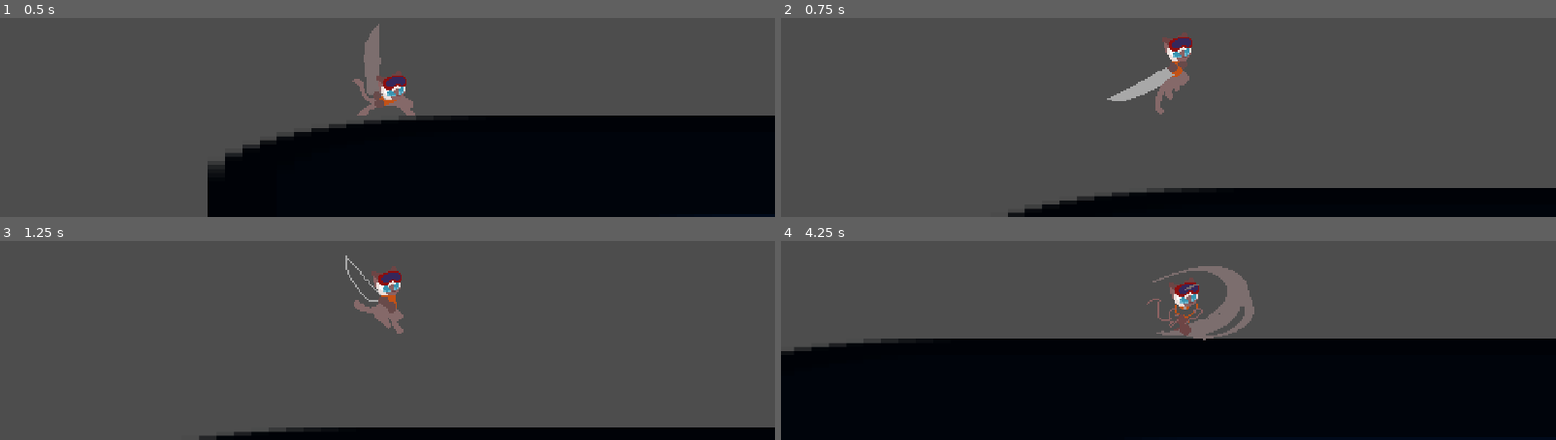
Above: before the commit, frames 1-4 (two rows, left to right).
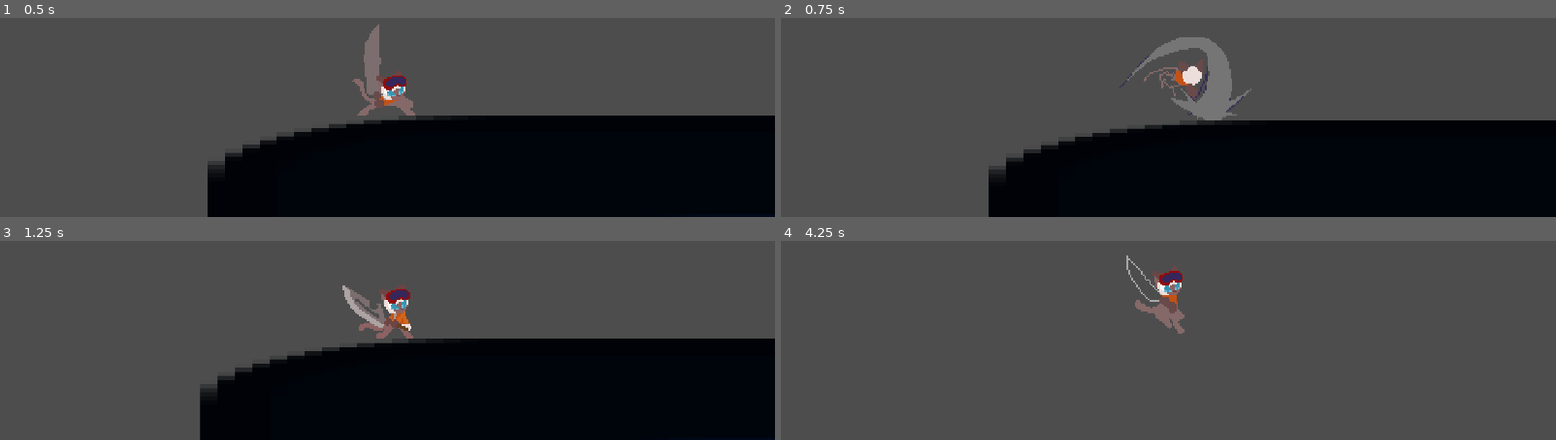
Above: after the commit, the same moments.

Repository: PusanaS/TropicalHunts
Game: Godot game, scene res://scene/test.tscn
Same seed, same stepped clock (60 frames per second), same inputs: the game is played once before the commit and once after it. The engine's default icon, where the game draws it, is replaced by a stand-in: a white triangle on a blue panel in a dark square.
Inputs:
- Up to frame 1 (0.5 s): no input
- Up to frame 2 (0.75 s): tap Enter (ui_accept) at 0.5 s; hold Right (ui_right) from 0.53 s (still down); tap W (attack_heavy) at 0.6 s
- Up to frame 3 (1.25 s): keep holding Right (ui_right); tap Enter (ui_accept) at 0.77 s; tap Q (attack_light) at 0.8 s
- Up to frame 4 (4.25 s): tap Q (attack_light) at 1.35, 2.3, 2.85, 3.8 s; tap Enter (ui_accept) at 1.52, 3.02, 3.77 s; tap W (attack_heavy) at 1.55, 2.1, 3.05, 3.6 s; release Right (ui_right) at 2.03 s; hold Left (ui_left) 2.03-2.78 s; hold Right (ui_right) from 2.78 s (still down)

Frame 1 is identical in both runs. In frame 2, 27% of the frame differs, in the area x 26-100%, y 7-100%; in frame 3, 33%; in frame 4, 53%, in the area x 0-100%, y 7-100%.

Commit message:
Player: fix double-tap run and landing speed; add sprint flash, counter slash and air attacks
- Double-tap during the brake now starts the run
- Landing while holding a direction keeps your speed
- Sprint flash: at full sprint an enemy ahead triggers a cut-through teleport, you keep sprinting
- Counter: Q while an enemy lunges = one big horizontal slash that cuts everything in line in half
- Q and W work in the air (air W slams straight down)
- Player joins the "player" group

Diff:
--- a/code/player.gd
+++ b/code/player.gd
@@ -89,6 +89,28 @@
 const SHAKE_BIG_STRENGTH := 16.0
 const SHAKE_BIG_TIME := 0.40
 
+# Thunderclap flash: at full sprint, an enemy ahead sets it off automatically. Instantly cut
+# through every enemy in the lane, reappear past the last one and keep sprinting.
+# Enemies: group "enemies" + take_hit().
+const FLASH_TRIGGER_RANGE := 120.0   # enemy this close ahead starts it
+const FLASH_LANE_HEIGHT := 48.0      # enemies this far above/below the feet still count
+const FLASH_MIN_DIST := 160.0
+const FLASH_MAX_DIST := 240.0
+const FLASH_OVERSHOOT := 32.0        # land this far past the last enemy
+const FLASH_DAMAGE := 3
+const FLASH_PUSH := Vector2(80, -160)
+
+# Counter: press Q while an enemy is lunging at you -> one massive horizontal slash, on the spot
+# (no moving). It cuts the lunging enemy in half, and every other enemy lined up behind it too.
+# Enemies opt in with is_counterable() (true mid-lunge) and cut_in_half(dir).
+const COUNTER_RANGE := 96.0
+const COUNTER_SLASH_LENGTH := 320.0  # reaches past the edge of the screen, unless a wall stops it
+const COUNTER_SLASH_LANE := 64.0     # enemies this far above/below your feet get chopped too
+const COUNTER_BLOCKED := [          # committed moves that can't be interrupted by a counter
+	State.ATTACK_HEAVY_WINDUP, State.ATTACK_HEAVY_SMASH,
+	State.DASH_ATTACK_HEAVY_WINDUP, State.DASH_ATTACK_HEAVY_SLAM, State.DASH_ATTACK_HEAVY_IMPACT,
+]
+
 @onready var state_label = $Label
 @onready var camera = $Camera2D
 
@@ -102,6 +124,7 @@
 var jump_cut_done := false
 var air_jumps_left := MAX_AIR_JUMPS
 var combo_queued := false
+var light_in_air := false        # the current light attack started in the air (landing cancels it)
 var resume_level := 0
 var last_tap_time := {-1: -10.0, 1: -10.0}
 var _double_tap_dir := 0
@@ -110,10 +133,14 @@
 var shake_duration := 0.0
 var shake_time_left := 0.0
 
+var _sparks: CPUParticles2D
+
 
 func _ready():
+	add_to_group("player")
 	_ensure_action("attack_light", KEY_Q)
 	_ensure_action("attack_heavy", KEY_W)
+	_sparks = _make_sparks()
 	_set_state(State.IDLE)
 
 
@@ -199,6 +226,12 @@
 
 	var dir := Input.get_axis("ui_left", "ui_right")
 	_track_double_tap()
+
+	# the counter beats everything else Q would do this frame
+	if Input.is_action_just_pressed("attack_light") and _try_counter():
+		move_and_slide()
+		sprite.flip_h = facing < 0
+		return
 
 	match state:
 		State.IDLE, State.WALK, State.RUN, State.SPRINT:
@@ -278,6 +311,7 @@
 		else:
 			velocity.x = facing * LIGHT_LUNGE
 			combo_queued = false
+			light_in_air = false
 			_set_state(State.ATTACK_LIGHT_1)
 		return true
 	return false
@@ -288,7 +322,7 @@
 	if not is_on_floor():
 		_set_state(State.JUMP_FALL)
 		return
-	if _try_jump() or _try_attack():
+	if _try_jump() or _try_attack() or _try_flash(dir):
 		return
 
 	if dir != 0:
@@ -347,6 +381,11 @@
 	if dir != 0:
 		var d := int(sign(dir))
 		if d == facing:
+			if _double_tap_dir == d:
+				speed_level = 2
+				hold_time = TIME_TO_LEVEL_3 - 0.5
+				_set_state(State.RUN)
+				return
 			hold_time = 0.0
 			speed_level = max(speed_level, 1)
 			_set_state(State.WALK)
@@ -379,6 +418,9 @@
 			_set_state(State.DOUBLE_JUMP)
 			return
 
+	if _try_air_attack():
+		return
+
 	# กระโดดสั้น/ยาวตามระยะเวลากดปุ่ม (ใช้กับดับเบิ้ลจัมพ์ด้วย)
 	if not jump_cut_done and velocity.y < 0.0 and not Input.is_action_pressed("ui_accept"):
 		velocity.y *= JUMP_CUT
@@ -400,21 +442,30 @@
 
 
 func _state_land(delta, dir):
-	velocity.x = move_toward(velocity.x, 0.0, 900.0 * delta)
+	if dir == 0:
+		velocity.x = move_toward(velocity.x, 0.0, 900.0 * delta)
 	if _try_jump():
 		return
 	if state_time >= LAND_TIME:
 		if dir != 0:
-			hold_time = 0.0
-			speed_level = 1
-			_set_state(State.WALK)
+			if speed_level == 0:
+				speed_level = 1
+				hold_time = 0.0
+			_set_state([State.IDLE, State.WALK, State.RUN, State.SPRINT][speed_level])
 		else:
 			speed_level = 0
 			_set_state(State.IDLE)
 
 
 func _state_attack_light(delta):
-	velocity.x = move_toward(velocity.x, 0.0, 600.0 * delta)
+	# landing in the middle of an air light attack cancels it: show the landing instead
+	if light_in_air and is_on_floor():
+		light_in_air = false
+		combo_queued = false
+		_set_state(State.LAND)
+		return
+	if is_on_floor():
+		velocity.x = move_toward(velocity.x, 0.0, 600.0 * delta)   # in the air you keep drifting
 	if Input.is_action_just_pressed("attack_light"):
 		combo_queued = true
 
@@ -422,15 +473,33 @@
 	if state_time >= duration:
 		if combo_queued:
 			combo_queued = false
-			velocity.x = facing * LIGHT_LUNGE
+			if is_on_floor():
+				velocity.x = facing * LIGHT_LUNGE
 			# สลับท่า: 1 -> 2, 2 -> 1 วนไปเรื่อยๆ
 			if state == State.ATTACK_LIGHT_1:
 				_set_state(State.ATTACK_LIGHT_2)
 			else:
 				_set_state(State.ATTACK_LIGHT_1)
+		elif not is_on_floor():
+			_set_state(State.JUMP_FALL)   # keeps speed_level, so air control stays the same
 		else:
 			speed_level = 0
 			_set_state(State.IDLE)     # ปล่อยปุ่มเมื่อไหร่ กลับ IDLE ได้จากทั้ง 1 และ 2
+
+
+# ---------- Air attacks: Q = light combo (no lunge), W = slam straight down (no hover first) ----------
+func _try_air_attack() -> bool:
+	if Input.is_action_just_pressed("attack_heavy"):
+		velocity.x = 0.0
+		speed_level = 0
+		_set_state(State.DASH_ATTACK_HEAVY_SLAM)
+		return true
+	if Input.is_action_just_pressed("attack_light"):
+		combo_queued = false
+		light_in_air = true
+		_set_state(State.ATTACK_LIGHT_1)
+		return true
+	return false
 
 
 # ---------- โจมตีหนัก ง้าง -> ทุบ (หยุดเคลื่อนไหว, กล้องสั่นเล็ก) ----------
@@ -476,3 +545,208 @@
 	if state_time >= DASH_HEAVY_IMPACT_TIME:
 		speed_level = 0
 		_set_state(State.IDLE)
+
+
+# ---------- Thunderclap flash: sprint into an enemy -> cut through, reappear, keep sprinting ----------
+func _try_flash(dir) -> bool:
+	if speed_level < 3 or int(sign(dir)) != facing or not is_on_floor():
+		return false
+	if _enemies_ahead(FLASH_TRIGGER_RANGE).is_empty():
+		return false
+	_flash_strike()
+	return true
+
+
+func _flash_strike():
+	var start := global_position
+	var targets := _enemies_ahead(FLASH_MAX_DIST)
+	var dist := FLASH_MIN_DIST
+	for e in targets:
+		dist = maxf(dist, (e.global_position.x - start.x) * facing + FLASH_OVERSHOOT)
+	dist = minf(dist, FLASH_MAX_DIST)
+	dist = _flash_clear_distance(dist)      # stop at walls
+	dist = _flash_ground_distance(dist)     # never land over a pit
+	for e in targets:
+		if (e.global_position.x - start.x) * facing <= dist and e.has_method("take_hit"):
+			e.take_hit(FLASH_DAMAGE, Vector2(facing * FLASH_PUSH.x, FLASH_PUSH.y))
+	global_position.x = start.x + facing * dist
+	velocity.x = facing * SPEEDS[speed_level]      # come out of it still sprinting
+	_flash_streak(start + Vector2(0, -20), global_position + Vector2(0, -20))
+	_sparks.restart()                               # burst where it lands
+	_shake(SHAKE_BIG_STRENGTH, SHAKE_SMALL_TIME)
+	_set_state(State.SPRINT)
+
+
+func _try_counter() -> bool:
+	if state in COUNTER_BLOCKED:
+		return false
+	var target: Node2D = null
+	var best := COUNTER_RANGE
+	for e in get_tree().get_nodes_in_group("enemies"):
+		if e is Node2D and e.has_method("is_counterable") and e.is_counterable():
+			var d := global_position.distance_to(e.global_position)
+			if d <= best:
+				best = d
+				target = e
+	if target == null:
+		return false
+	var side := int(signf(target.global_position.x - global_position.x))
+	if side != 0:
+		facing = side
+	velocity.x = 0.0         # cut on the spot, no sliding
+	speed_level = 0
+	hold_time = 0.0
+	var reach := _counter_reach(global_position.y - 20.0)   # sword height
+	# no hp check needed: cut_in_half itself ignores enemies that are already dead
+	for e in get_tree().get_nodes_in_group("enemies"):
+		if not (e is Node2D) or not e.has_method("cut_in_half"):
+			continue
+		var d: float = (e.global_position.x - global_position.x) * facing
+		var in_line: bool = d > -16.0 and d <= reach and absf(e.global_position.y - global_position.y) <= COUNTER_SLASH_LANE
+		if e == target or in_line:
+			e.cut_in_half(facing)
+	_big_slash(reach)
+	_sparks.restart()
+	_shake(SHAKE_BIG_STRENGTH, SHAKE_BIG_TIME)
+	# the sword swing that makes the slash
+	combo_queued = false
+	light_in_air = not is_on_floor()
+	_set_state(State.ATTACK_LIGHT_2)
+	return true
+
+
+# how far the counter slash goes before a wall stops it
+func _counter_reach(y: float) -> float:
+	var from := Vector2(global_position.x, y)
+	var q := PhysicsRayQueryParameters2D.create(from, from + Vector2(facing * COUNTER_SLASH_LENGTH, 0), collision_mask, _flash_exclude())
+	var hit := get_world_2d().direct_space_state.intersect_ray(q)
+	return COUNTER_SLASH_LENGTH if hit.is_empty() else absf(hit.position.x - from.x)
+
+
+# the counter slash: starts as the sword's arc (over the shoulder round to straight ahead) and
+# shoots out from the tip. Starts slow and speeds up, holds, then thins and fades.
+func _big_slash(reach: float):
+	var hilt := global_position + Vector2(0, -20)
+	var path := PackedVector2Array()
+	for i in 9:
+		var a := deg_to_rad(lerpf(-110.0, 0.0, i / 8.0))
+		path.append(hilt + Vector2(cos(a) * facing, sin(a)) * 20.0)
+	path.append(hilt + Vector2(facing * reach, 0))
+	for look in [[12.0, Color(1.0, 0.9, 0.35, 0.5)], [3.0, Color(1.0, 1.0, 0.9)]]:   # soft glow, bright core
+		var line := Line2D.new()
+		line.top_level = true
+		line.z_index = 5
+		line.width = look[0]
+		line.default_color = look[1]
+		line.joint_mode = Line2D.LINE_JOINT_ROUND
+		line.end_cap_mode = Line2D.LINE_CAP_ROUND
+		add_child(line)
+		var t := line.create_tween()
+		t.tween_method(func(k: float): line.points = _path_until(path, k), 0.0, 1.0, 0.1) \
+			.set_trans(Tween.TRANS_CUBIC).set_ease(Tween.EASE_IN)
+		t.tween_interval(0.05)
+		t.tween_property(line, "width", 0.0, 0.25)
+		t.parallel().tween_property(line, "modulate:a", 0.0, 0.25)
+		t.tween_callback(line.queue_free)
+
+
+# the first k (0..1) of a line of points, measured by length
+func _path_until(path: PackedVector2Array, k: float) -> PackedVector2Array:
+	var total := 0.0
+	for i in range(1, path.size()):
+		total += path[i - 1].distance_to(path[i])
+	var left := total * k
+	var out := PackedVector2Array([path[0]])
+	for i in range(1, path.size()):
+		var seg := path[i - 1].distance_to(path[i])
+		if left <= seg:
+			out.append(path[i - 1].lerp(path[i], left / seg if seg > 0.0 else 1.0))
+			return out
+		left -= seg
+		out.append(path[i])
+	return out
+
+
+func _enemies_ahead(reach: float) -> Array:
+	var found := []
+	for e in get_tree().get_nodes_in_group("enemies"):
+		if not (e is Node2D) or not _is_alive(e):
+			continue
+		var d: float = (e.global_position.x - global_position.x) * facing
+		if d > 0.0 and d <= reach and absf(e.global_position.y - global_position.y) <= FLASH_LANE_HEIGHT:
+			found.append(e)
+	return found
+
+
+func _is_alive(e: Node) -> bool:
+	if e.has_method("is_alive"):
+		return e.is_alive()
+	var hp = e.get("hp")
+	return hp == null or hp > 0
+
+
+# how far the body can slide sideways before a wall stops it (enemies don't block it)
+func _flash_clear_distance(dist: float) -> float:
+	var body: CollisionShape2D = $CollisionShape2D
+	var q := PhysicsShapeQueryParameters2D.new()
+	q.shape = body.shape
+	q.transform = body.global_transform.translated(Vector2(0, -4))   # just off the floor
+	q.motion = Vector2(facing * dist, 0)
+	q.collision_mask = collision_mask
+	q.exclude = _flash_exclude()
+	return dist * get_world_2d().direct_space_state.cast_motion(q)[0]
+
+
+# step back from the landing spot until there is floor under it
+func _flash_ground_distance(dist: float) -> float:
+	var space := get_world_2d().direct_space_state
+	var d := dist
+	while d > 0.0:
+		var x := global_position.x + facing * d
+		var q := PhysicsRayQueryParameters2D.create(Vector2(x, global_position.y - 8), Vector2(x, global_position.y + 24), collision_mask, _flash_exclude())
+		if not space.intersect_ray(q).is_empty():
+			return d
+		d -= 8.0
+	return 0.0
+
+
+func _flash_exclude() -> Array[RID]:
+	var ex: Array[RID] = [get_rid()]
+	for e in get_tree().get_nodes_in_group("enemies"):
+		if e is CollisionObject2D:
+			ex.append(e.get_rid())
+	return ex
+
+
+func _flash_streak(from: Vector2, to: Vector2):
+	var line := Line2D.new()
+	line.top_level = true
+	line.points = PackedVector2Array([from, to])
+	line.width = 10.0
+	line.default_color = Color(1.0, 0.95, 0.45)
+	add_child(line)
+	var t := line.create_tween()
+	t.tween_property(line, "width", 0.0, 0.25)
+	t.parallel().tween_property(line, "modulate:a", 0.0, 0.25)
+	t.tween_callback(line.queue_free)
+
+
+func _make_sparks() -> CPUParticles2D:
+	var p := CPUParticles2D.new()
+	p.emitting = false
+	p.one_shot = true
+	p.explosiveness = 1.0
+	p.amount = 24
+	p.lifetime = 0.25
+	p.position = Vector2(0, -20)
+	p.emission_shape = CPUParticles2D.EMISSION_SHAPE_SPHERE
+	p.emission_sphere_radius = 16.0
+	p.spread = 180.0
+	p.gravity = Vector2.ZERO
+	p.initial_velocity_min = 40.0
+	p.initial_velocity_max = 120.0
+	p.scale_amount_min = 1.0
+	p.scale_amount_max = 2.0
+	p.color = Color(1.0, 0.95, 0.45)
+	add_child(p)
+	return p
